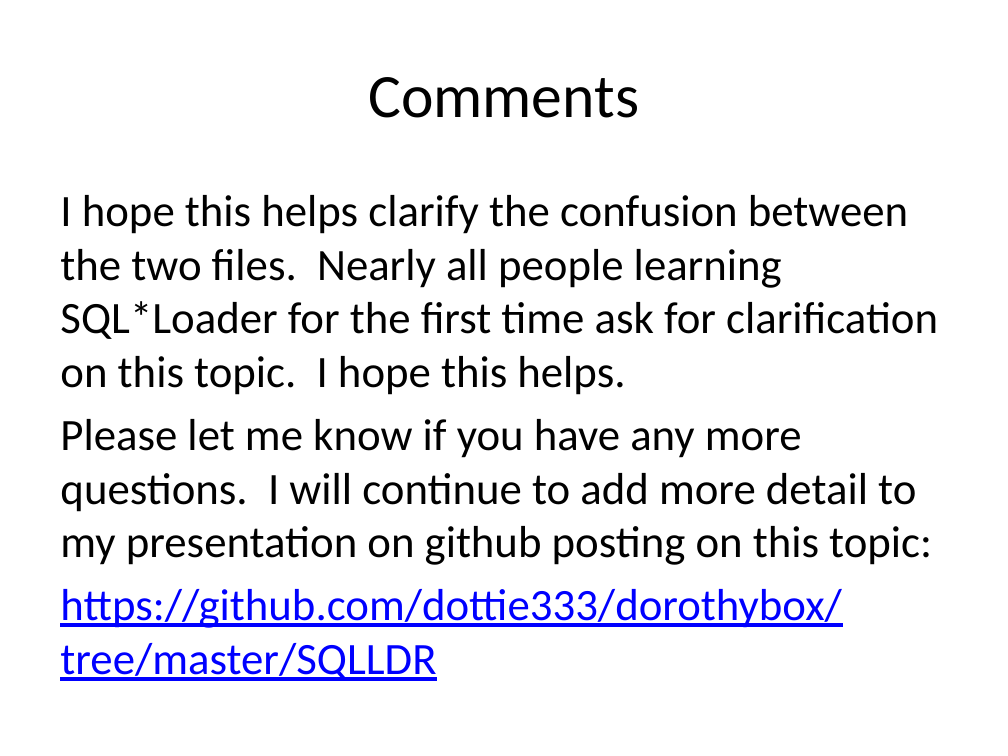
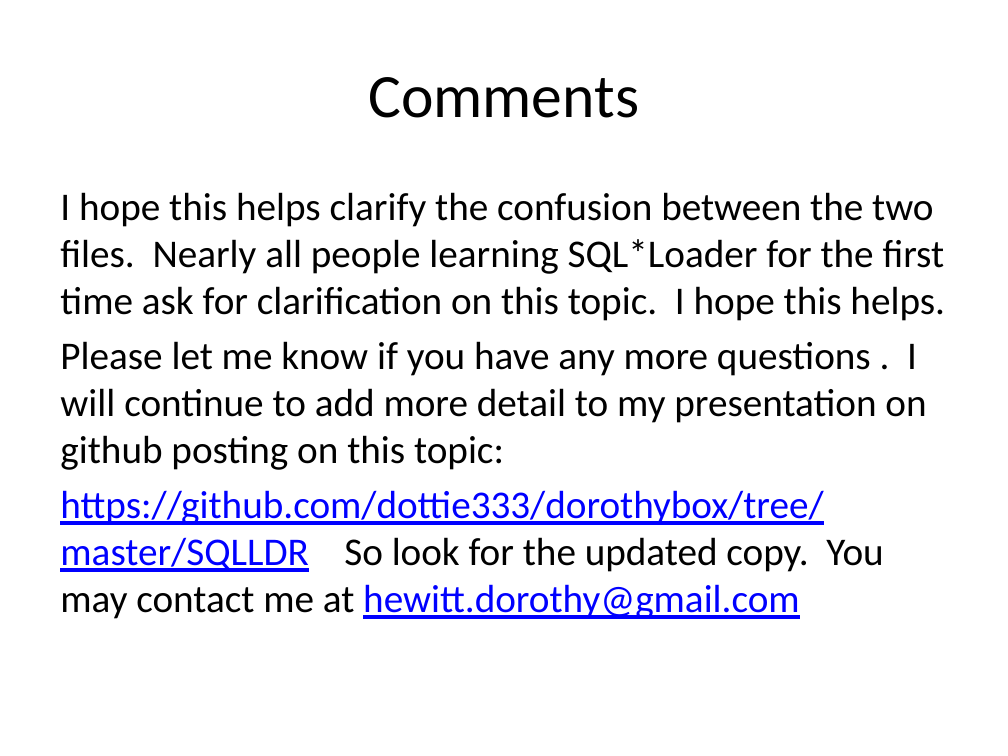
Before and after one commit to dottie333/dorothybox, a slide deck: slide 15 of SQLLDR/Bad_Vs_Discard.pptx. Drawn at 1008x756 pixels with LibreOffice and Linux fonts; fonts in the diff are those of the drawing. Boxes give left, top, right and bottom in pixels: in the first picture for what was removed or moved away, otherwise in the second. Text is boxed around its words. In the diff, an @@ line names an element or a change of style, - is before the commit and + after.

Commit message:
SQL_Loader_Oracle12c

```diff
--- a/SQLLDR/Bad_Vs_Discard.pptx
+++ b/SQLLDR/Bad_Vs_Discard.pptx
@@ text at (60, 192, 945, 321): size 32 to 28 pt in "I hope this helps clarify the confusion ..." @@
@@ text at (60, 341, 926, 619): text changed; size 32 to 28 pt @@
-Please let me know if you have any more questions. I will continue to add more detail to my presentation on github posting on this topic:
-https://github.com/dottie333/dorothybox/tree/master/SQLLDR
+Please let me know if you have any more questions . I will continue to add more detail to my presentation on github posting on this topic:
+https://github.com/dottie333/dorothybox/tree/master/SQLLDR So look for the updated copy. You may contact me at hewitt.dorothy@gmail.com
```
Also in this commit, not shown: 4 other slides changed, 1 other file.
